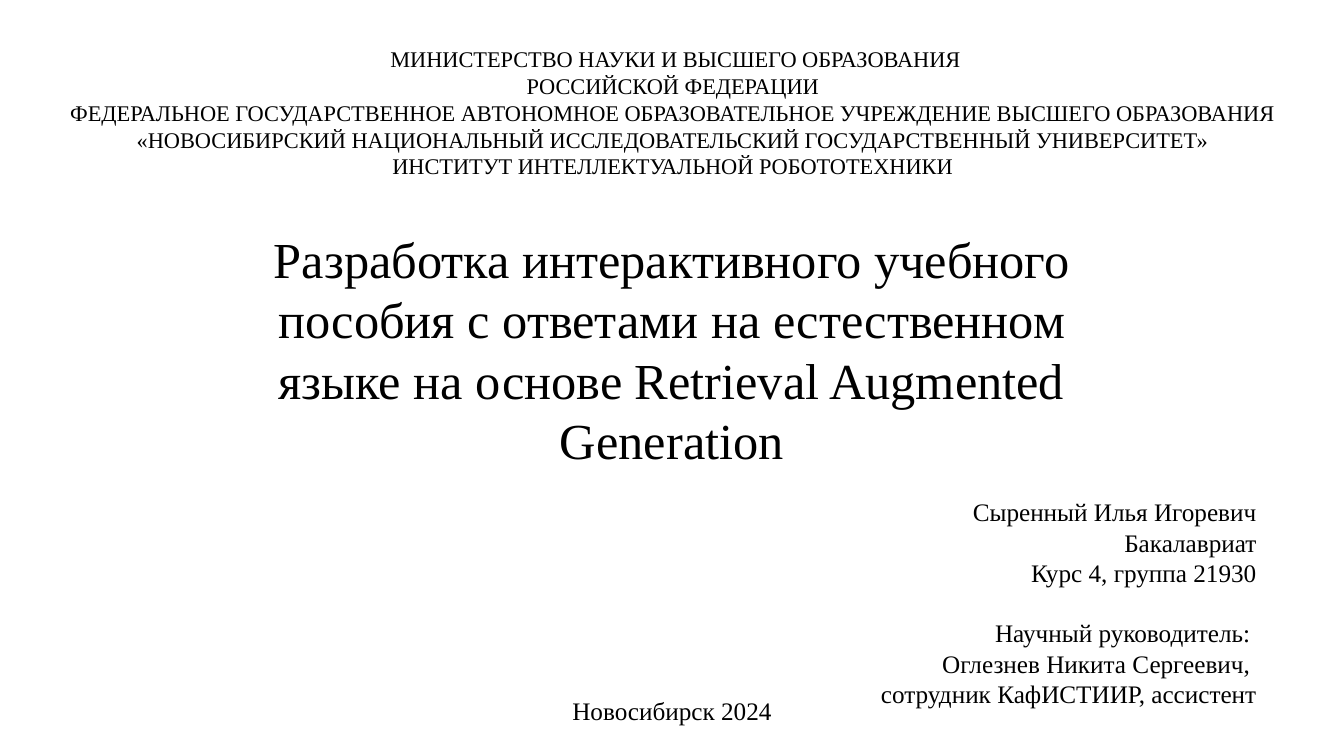
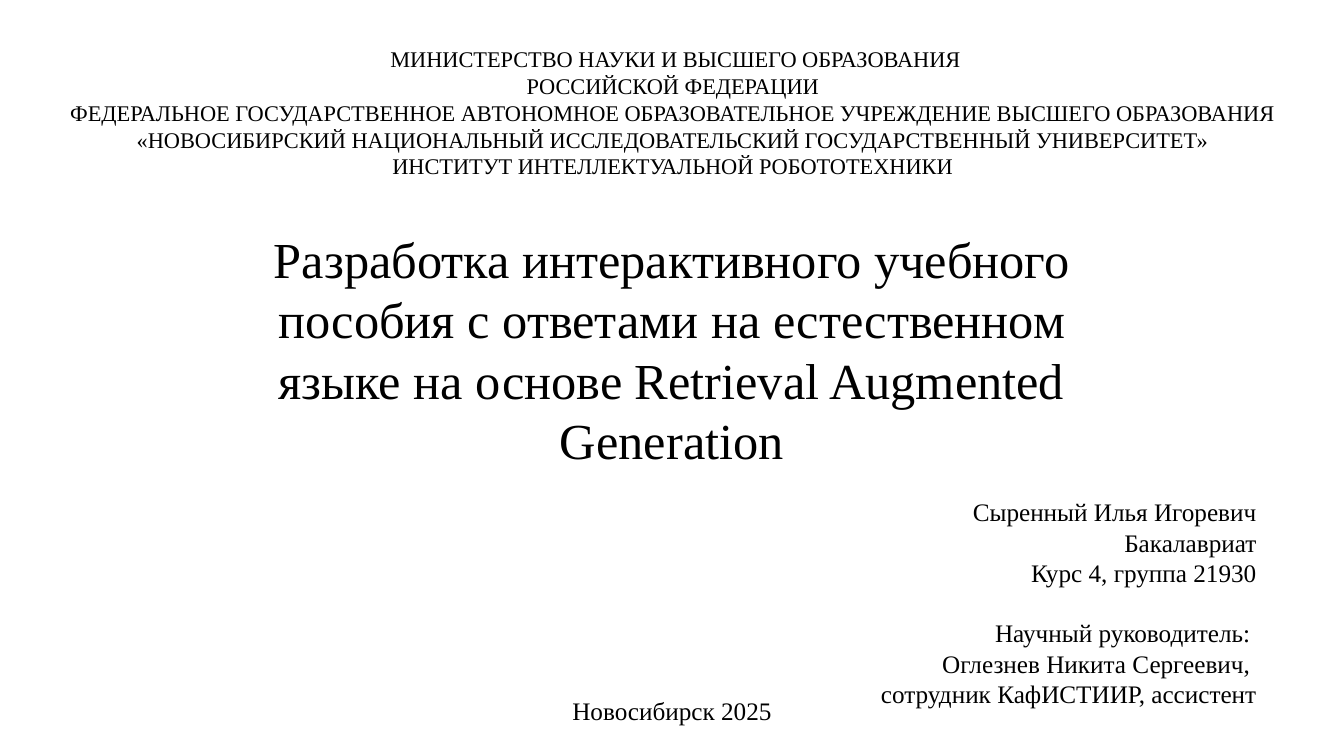
Before and after one commit to Syrenny/diploma-text, a slide deck: slide 1 of report_19.12/21930_Сыренный.pptx. Drawn at 1344x756 pixels with LibreOffice and Linux fonts; fonts in the diff are those of the drawing. Boxes give left, top, right and bottom in pixels: in the first picture for what was removed or moved away, otherwise in the second. Text is boxed around its words. In the diff, an @@ line names an element or a change of style, - is before the commit and + after.

```diff
--- a/report_19.12/21930_Сыренный.pptx
+++ b/report_19.12/21930_Сыренный.pptx
@@ text at [572,702,771,726]: text changed @@
-Новосибирск 2024
+Новосибирск 2025
```
Also in this commit, not shown: 5 other slides changed, 5 slides added, 8 slides removed, 4 other files.
